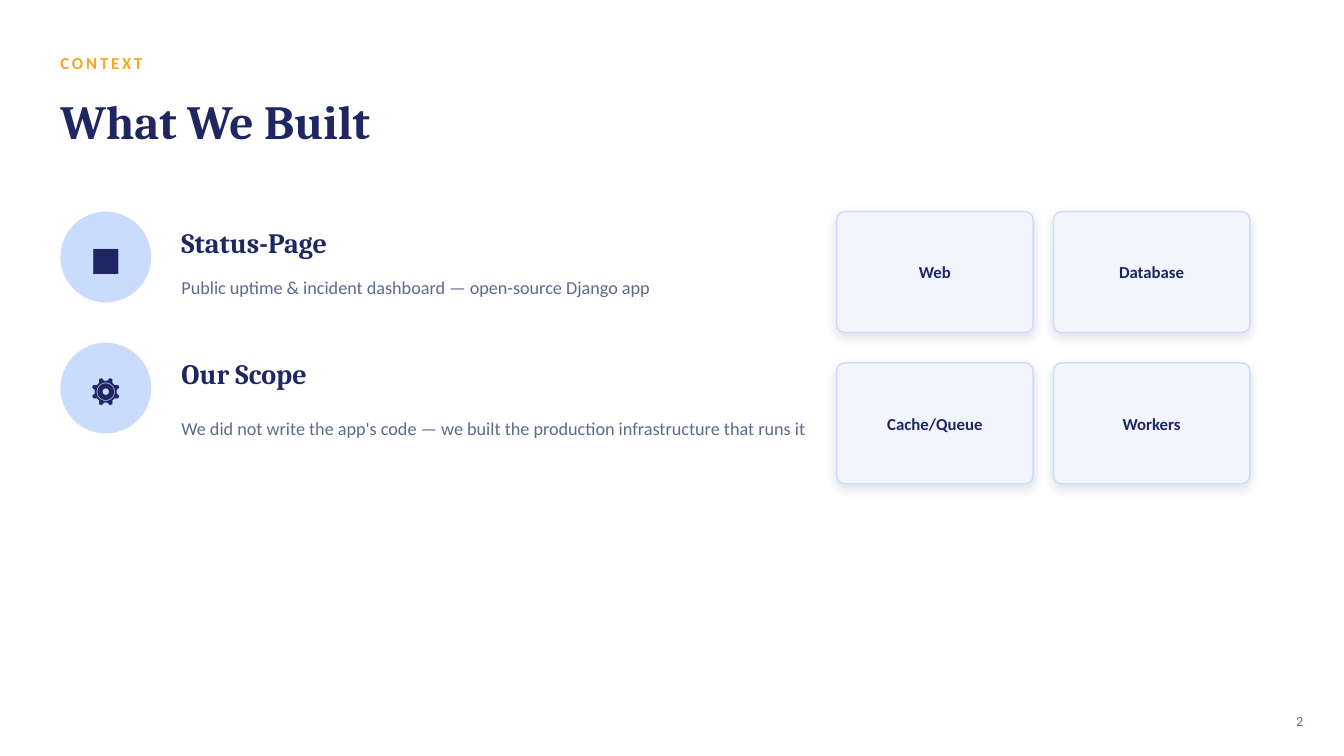
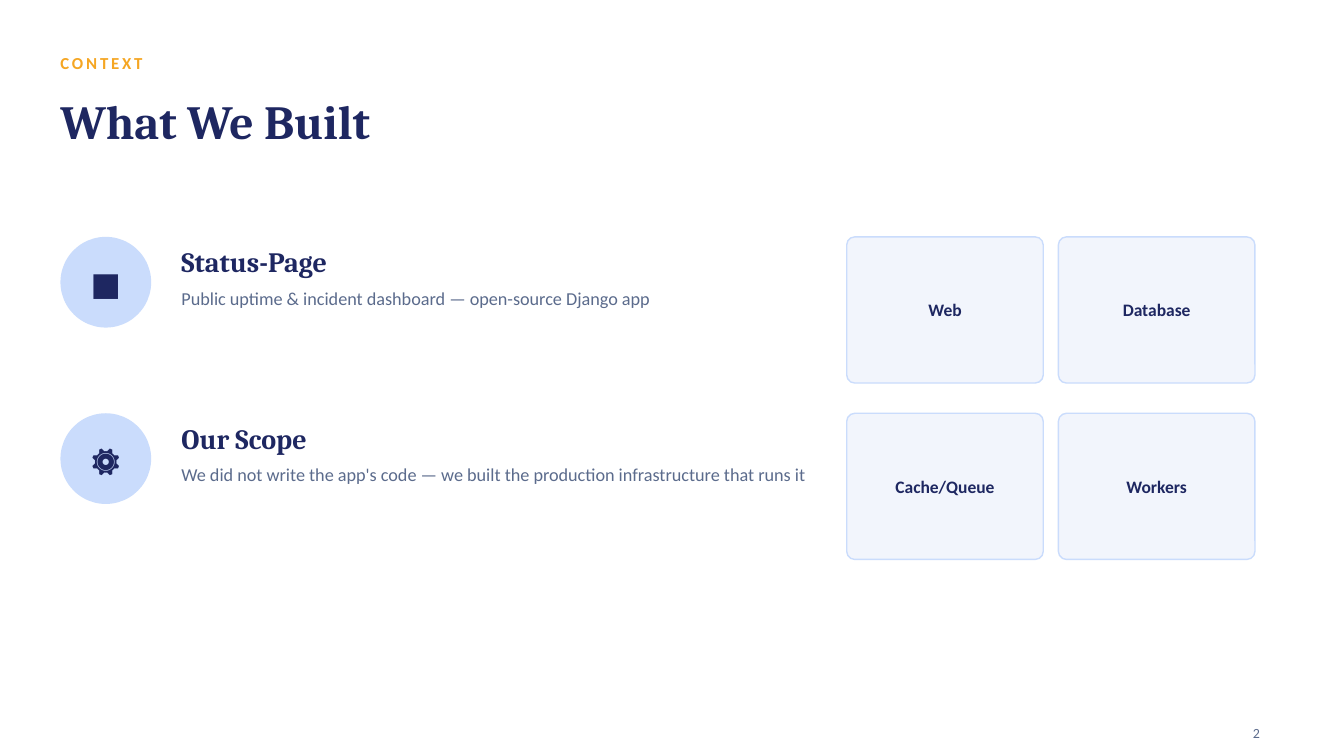
Before and after one commit to rotemamt/statuspage-on-aws-eks, a slide deck: slide 2 of Status-Page-Presentation.pptx. Drawn at 1344x756 pixels with LibreOffice and Linux fonts; fonts in the diff are those of the drawing. Boxes give left, top, right and bottom in pixels: in the first picture for what was removed or moved away, otherwise in the second. Text is boxed around its words. In the diff, an @@ line names an element or a change of style, - is before the commit and + after.

```diff
--- a/Status-Page-Presentation.pptx
+++ b/Status-Page-Presentation.pptx
@@ ellipse: place and size @@
-ellipse at (60,212,151,302)
+ellipse at (60,237,151,328)
@@ text "■": place and size @@
-text "■" at (60,212,151,302)
+text "■" at (60,237,151,328)
@@ text "■" at (60,237,151,328): size 23.4 to 23 pt @@
@@ text "Status-Page": place and size @@
-text "Status-Page" at (181,234,327,259)
+text "Status-Page" at (181,253,327,278)
@@ rounded rectangle: place and size @@
-rounded rectangle at (837,212,1033,333)
+rounded rectangle at (847,237,1044,383)
@@ text "Web": place and size @@
-text "Web" at (919,266,951,278)
+text "Web" at (928,303,961,316)
@@ rounded rectangle: place and size @@
-rounded rectangle at (1054,212,1250,333)
+rounded rectangle at (1059,237,1255,383)
@@ text "Public uptime & incident dashboard ...": place and size @@
-text "Public uptime & incident dashboard ..." at (181,281,650,297)
+text "Public uptime & incident dashboard ..." at (181,292,650,308)
@@ text "Public uptime & incident dashboard ..." at (181,292,650,308): vertical alignment middle to top @@
@@ text "⚙" at (60,413,151,504): size 23.4 to 23 pt @@
@@ ellipse: place and size @@
-ellipse at (60,343,151,434)
+ellipse at (60,413,151,504)
@@ text "⚙": place and size @@
-text "⚙" at (60,343,151,434)
+text "⚙" at (60,413,151,504)
@@ text "Our Scope": place and size @@
-text "Our Scope" at (181,365,306,390)
+text "Our Scope" at (181,430,306,455)
@@ shadow off; proportions changed in 4 elements at (1059,237,1255,383), (847,237,1044,383), (1059,413,1255,560), (847,413,1044,560) @@
@@ rounded rectangle: place and size @@
-rounded rectangle at (837,363,1033,484)
+rounded rectangle at (847,413,1044,560)
@@ size 12 to 12.5 pt in 4 elements at (1123,303,1191,316), (928,303,961,316), (1126,480,1186,493), (895,480,994,496) @@
@@ text "Cache/Queue": place and size @@
-text "Cache/Queue" at (887,418,982,432)
+text "Cache/Queue" at (895,480,994,496)
@@ rounded rectangle: place and size @@
-rounded rectangle at (1054,363,1250,484)
+rounded rectangle at (1059,413,1255,560)
@@ text "Workers": place and size @@
-text "Workers" at (1123,418,1181,430)
+text "Workers" at (1126,480,1186,493)
@@ text "We did not write the ..." at (181,468,805,484): vertical alignment middle to top @@
@@ text "We did not write the ...": place and size @@
-text "We did not write the ..." at (181,422,805,438)
+text "We did not write the ..." at (181,468,805,484)
@@ text "2": place and size @@
-text "2" at (1296,717,1303,726)
+text "2" at (1253,729,1260,738)
@@ text "2" at (1253,729,1260,738): alignment right to left @@
```
Also in this commit, not shown: 12 other slides changed, 1 slide added, 1 slide removed, 3 other files.
